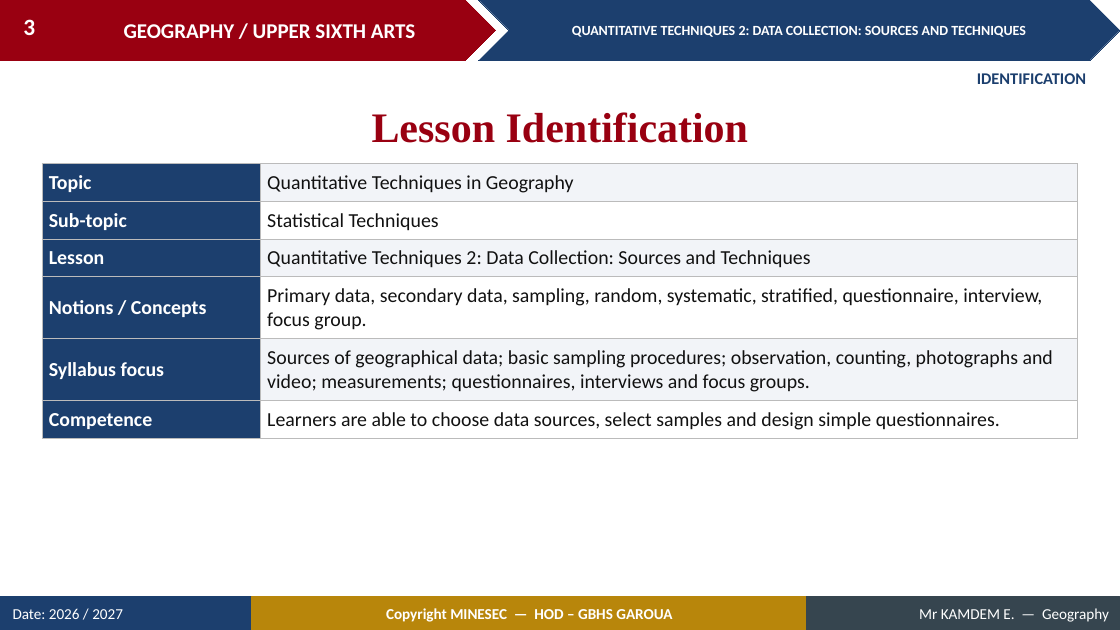
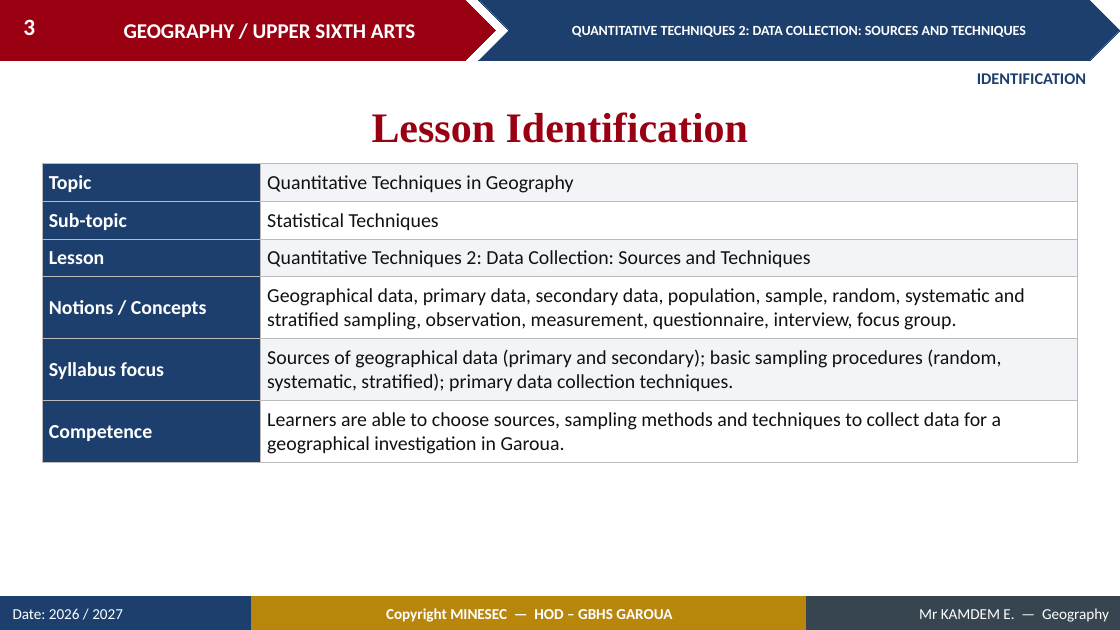
Before and after one commit to Berthautk/linea-github, a slide deck: slide 3 of lecons/USA/Practical Geography/11_USA_PRA_QT02_Data_Collection_Sources_and_Techniques.pptx. Drawn at 1120x630 pixels with LibreOffice and Linux fonts; fonts in the diff are those of the drawing. Boxes give left, top, right and bottom in pixels: in the first picture for what was removed or moved away, otherwise in the second. Text is boxed around its words. In the diff, an @@ line names an element or a change of style, - is before the commit and + after.

```diff
--- a/lecons/USA/Practical Geography/11_USA_PRA_QT02_Data_Collection_Sources_and_Techniques.pptx
+++ b/lecons/USA/Practical Geography/11_USA_PRA_QT02_Data_Collection_Sources_and_Techniques.pptx
@@ table at (42,164,1078,458) @@
-row 4, column 2: Primary data, secondary data, sampling, random, systematic, stratified, questionnaire, interview, focus group.
+row 4, column 2: Geographical data, primary data, secondary data, population, sample, random, systematic and stratified sampling, observation, measurement, questionnaire, interview, focus group.
-row 5, column 2: Sources of geographical data; basic sampling procedures; observation, counting, photographs and video; measurements; questionnaires, interviews and focus groups.
+row 5, column 2: Sources of geographical data (primary and secondary); basic sampling procedures (random, systematic, stratified); primary data collection techniques.
-row 6, column 2: Learners are able to choose data sources, select samples and design simple questionnaires.
+row 6, column 2: Learners are able to choose sources, sampling methods and techniques to collect data for a geographical investigation in Garoua.
```
Also in this commit, not shown: 43 other slides changed, 14 slides added, 7 slides removed, 55 other files.
